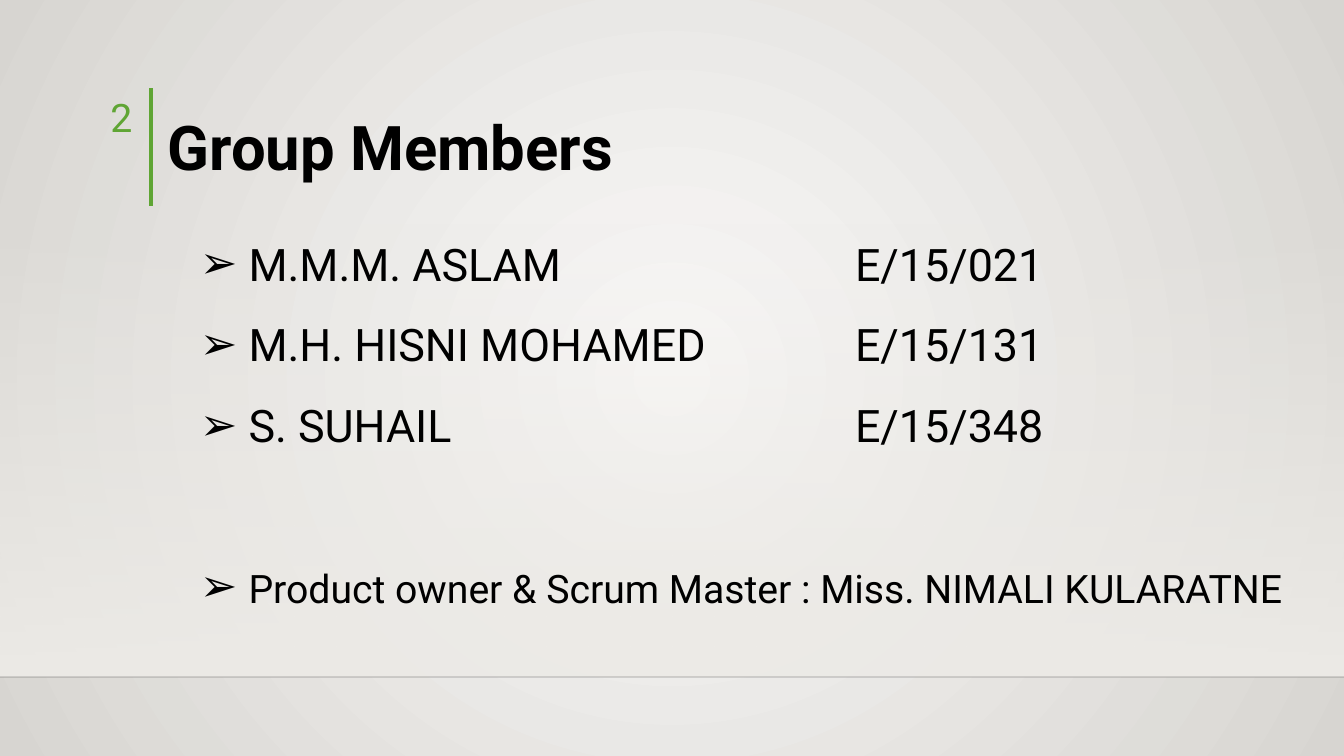
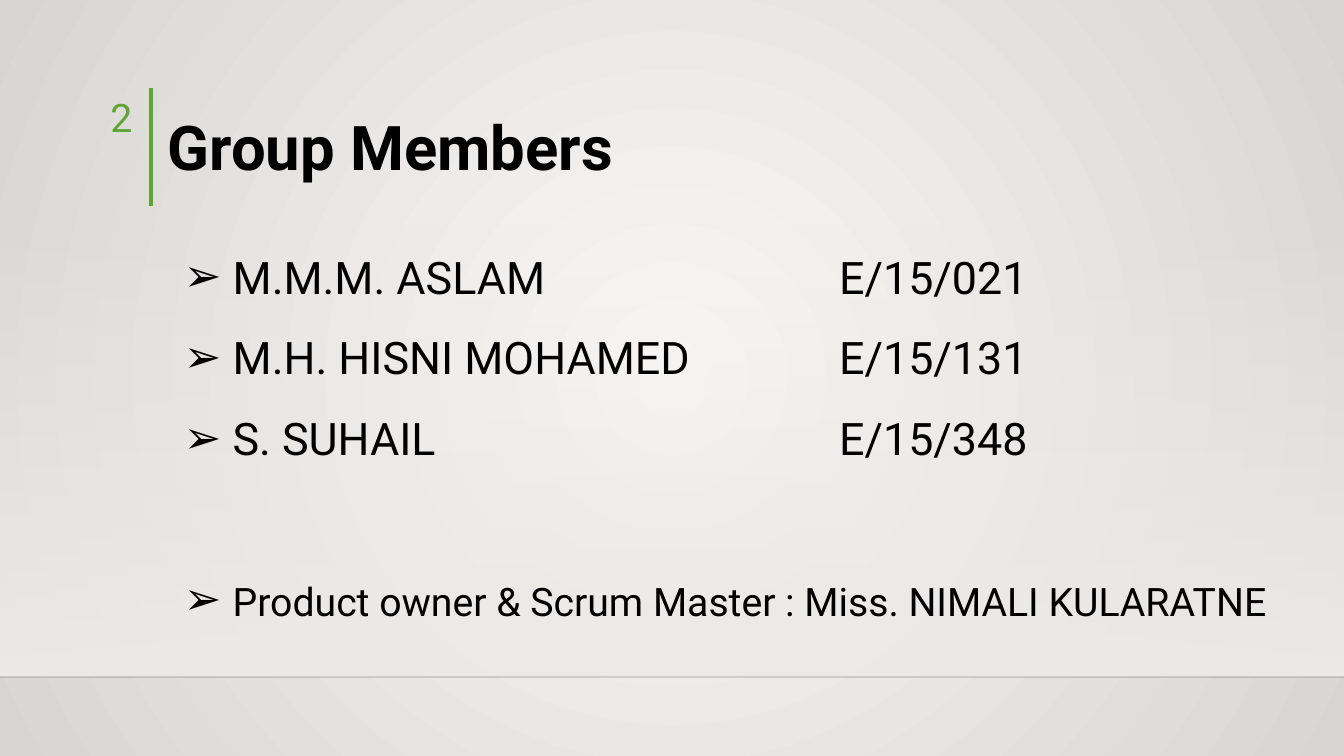
Before and after one commit to hisni/CO227-Project, a slide deck: slide 2 of Presantation/Presentation - Final.pptx. Drawn at 1344x756 pixels with LibreOffice and Linux fonts; fonts in the diff are those of the drawing; background and template pictures are left out. Boxes give left, top, right and bottom in pixels: in the first picture for what was removed or moved away, otherwise in the second. Text is boxed around its words. In the diff, an @@ line names an element or a change of style, - is before the commit and + after.

```diff
--- a/Presantation/Presentation - Final.pptx
+++ b/Presantation/Presentation - Final.pptx
@@ text "M.M.M. ASLAM E/15/021": place and size @@
-text "M.M.M. ASLAM E/15/021" at <box>249,248,1282,604</box>
+text "M.M.M. ASLAM E/15/021" at <box>233,261,1267,617</box>
```
Also in this commit, not shown: 7 other slides changed.
